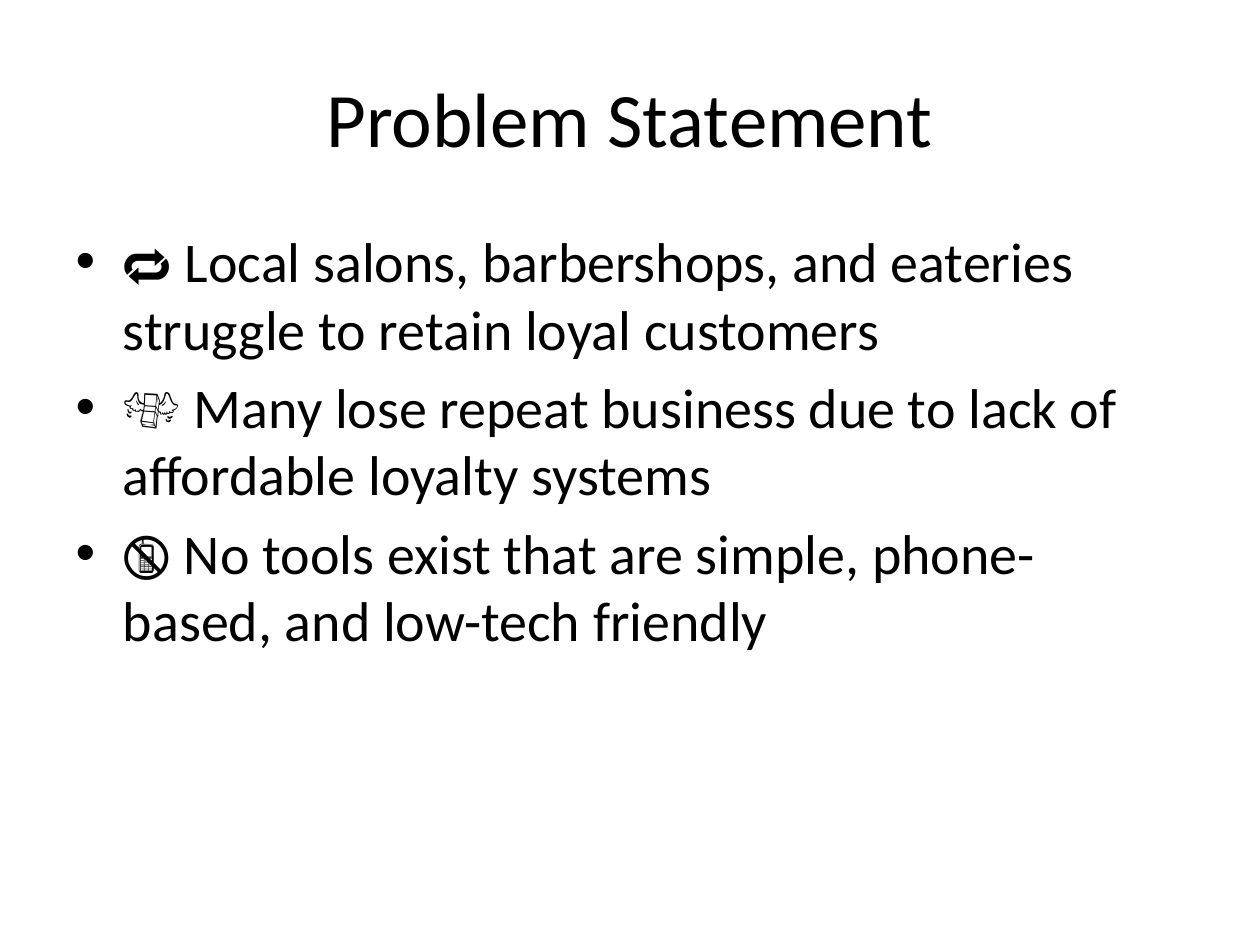
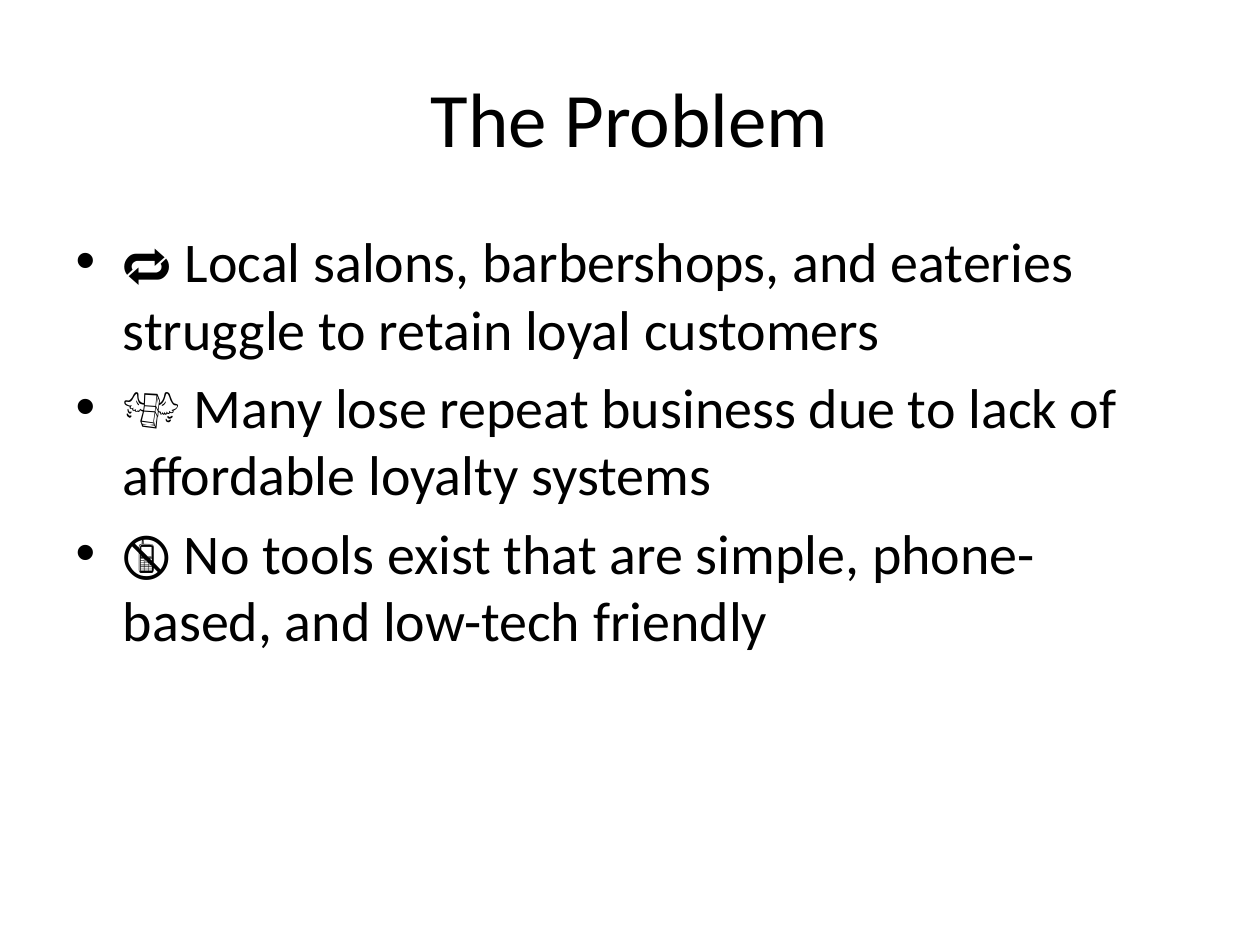
Before and after one commit to Kelvinkimotho/loyalty-vibes, a slide deck: slide 2 of Loyalty_Vibes_Pitch_Deck.pptx. Drawn at 1260x945 pixels with LibreOffice and Linux fonts; fonts in the diff are those of the drawing. Boxes give left, top, right and bottom in pixels: in the first picture for what was removed or moved away, otherwise in the second. Text is boxed around its words. In the diff, an @@ line names an element or a change of style, - is before the commit and + after.

```diff
--- a/Loyalty_Vibes_Pitch_Deck.pptx
+++ b/Loyalty_Vibes_Pitch_Deck.pptx
@@ title at [431,93,829,148]: text changed @@
-Problem Statement
+The Problem
```
Also in this commit, not shown: 6 other slides changed.
